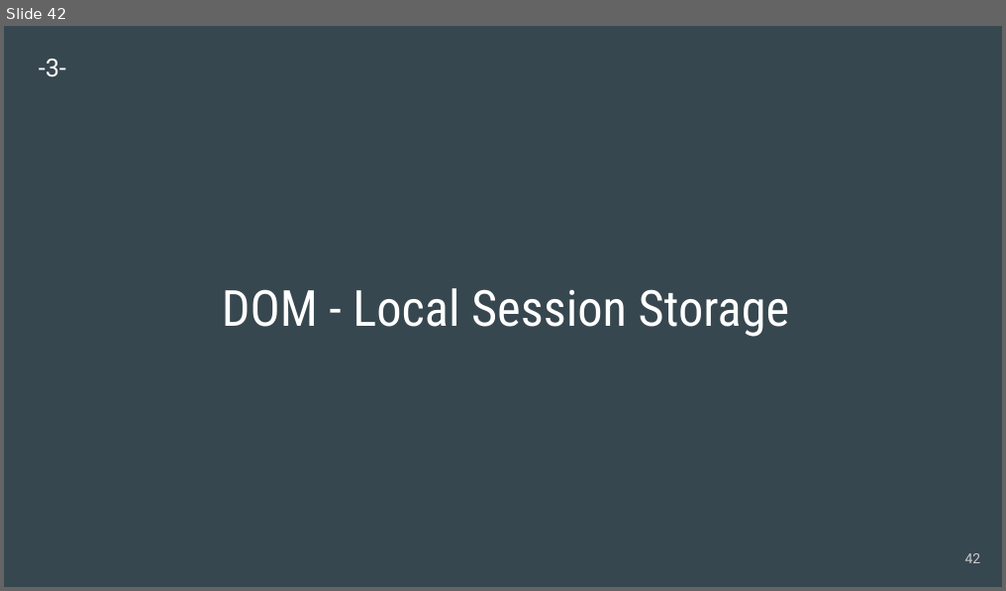
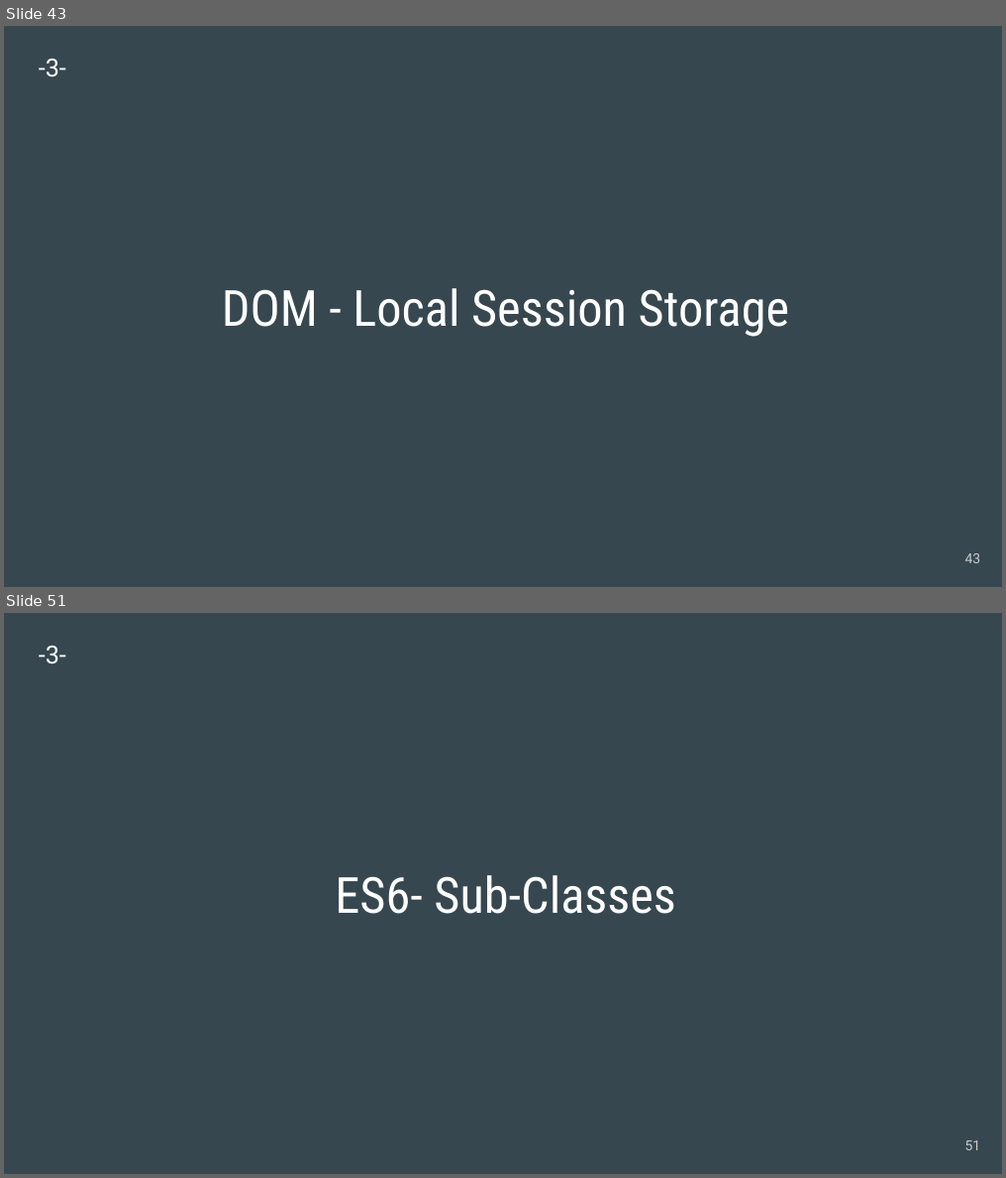
Before and after one commit to engwsalama/webdev_js, a slide deck: 2020-WebDev_js.pptx. Shown one above the other, each under a label of ours: slide 42 before the commit, slides 43 and 51 after it; the slides between them are not shown. The pictures are 1006x591 and 1006x1178 pixels, drawn with LibreOffice and Linux fonts; fonts in the diff are those of the drawing. Boxes give left, top, right and bottom in pixels: in the first picture for what was removed or moved away, otherwise in the second. Text is boxed around its words. In the diff, an @@ line names an element or a change of style, - is before the commit and + after.

```diff
--- a/2020-WebDev_js.pptx
+++ b/2020-WebDev_js.pptx
@@ slide 51 added at [4, 613, 1002, 1174], background #37474F @@
@@ text added at [39, 646, 66, 664], 18 pt, text #FFFFFF @@
+-3-
@@ title added at [335, 875, 676, 914], 36 pt, text #FFFFFF @@
+ES6- Sub-Classes
@@ page number added at [965, 1141, 981, 1151], 10 pt, text #CACACA @@
+51
@@ what was slide 42 is now slide 43 @@
@@ page number at [965, 554, 981, 564]: text changed @@
-42
+43
```
Also in this commit, not shown: 9 other slides added, 1 other file.
